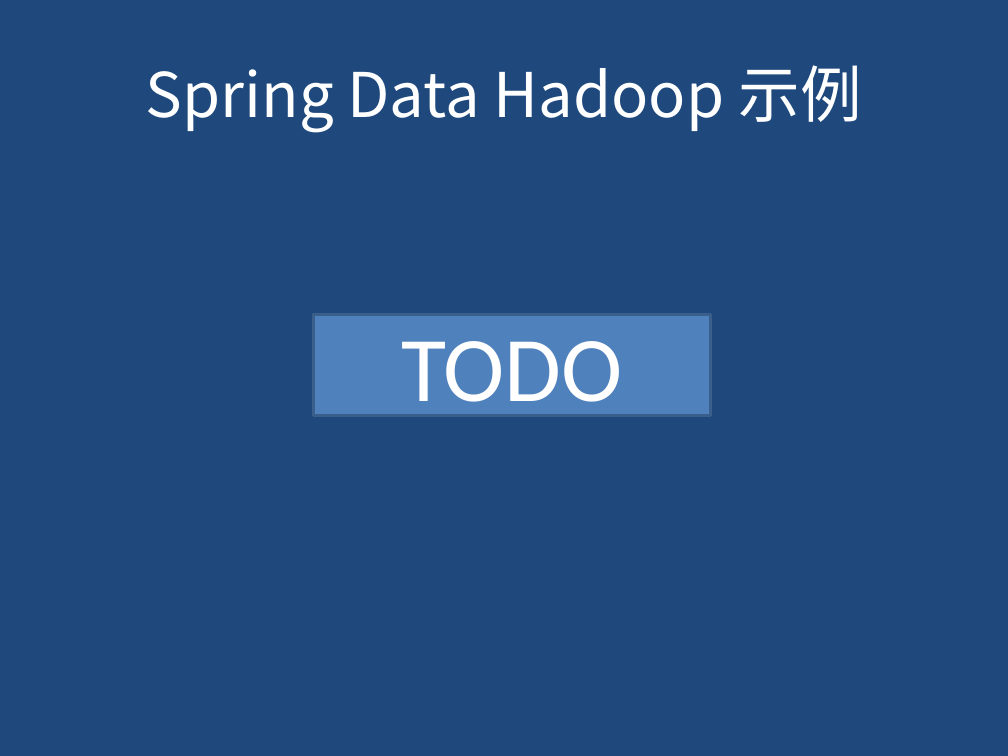
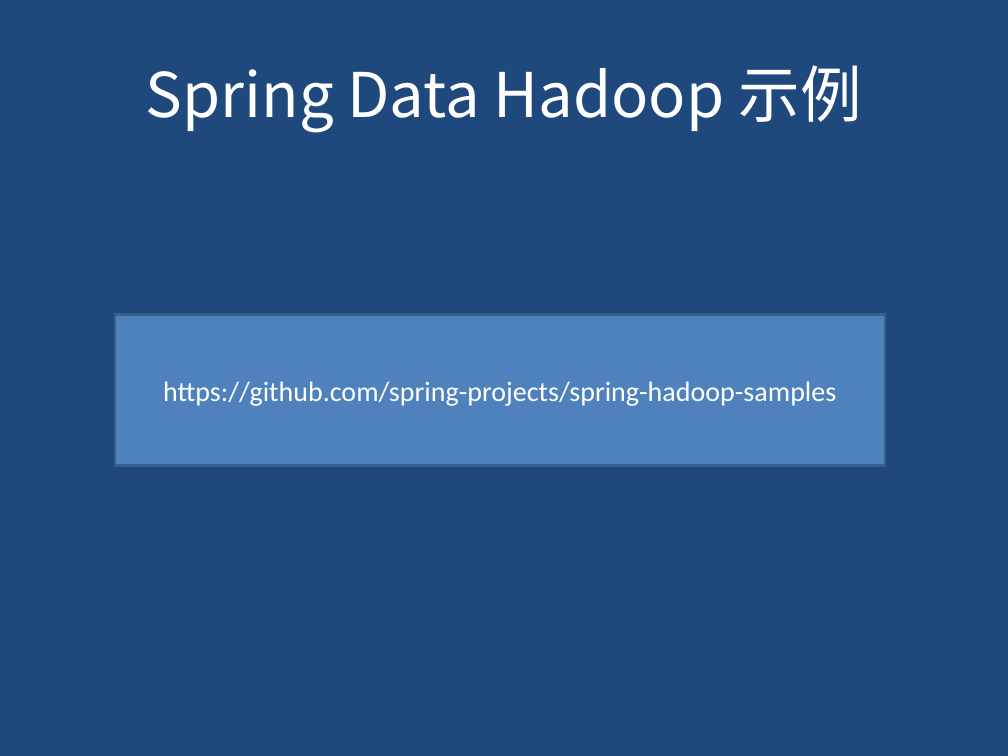
Before and after one commit to gudaoxuri/OpenTrains, a slide deck: slide 20 of Spring Data/PPT/Spring Data 入门.pptx. Drawn at 1008x756 pixels with LibreOffice and Linux fonts; fonts in the diff are those of the drawing. Boxes give left, top, right and bottom in pixels: in the first picture for what was removed or moved away, otherwise in the second. Text is boxed around its words. In the diff, an @@ line names an element or a change of style, - is before the commit and + after.

Commit message:
Add Hadoop try it

```diff
--- a/Spring Data/PPT/Spring Data 入门.pptx
+++ b/Spring Data/PPT/Spring Data 入门.pptx
@@ rectangle "https://github.com/spring-projects/spring-hadoop-samples": place and size @@
-rectangle "https://github.com/spring-projects/spring-hadoop-samples" at <box>313,314,711,415</box>
+rectangle "https://github.com/spring-projects/spring-hadoop-samples" at <box>115,314,885,466</box>
@@ text in rectangle at <box>163,381,836,406</box>: text changed; size 66 to 20 pt @@
-TODO
+https://github.com/spring-projects/spring-hadoop-samples
```
Also in this commit, not shown: 3 other slides changed, 6 other files.
